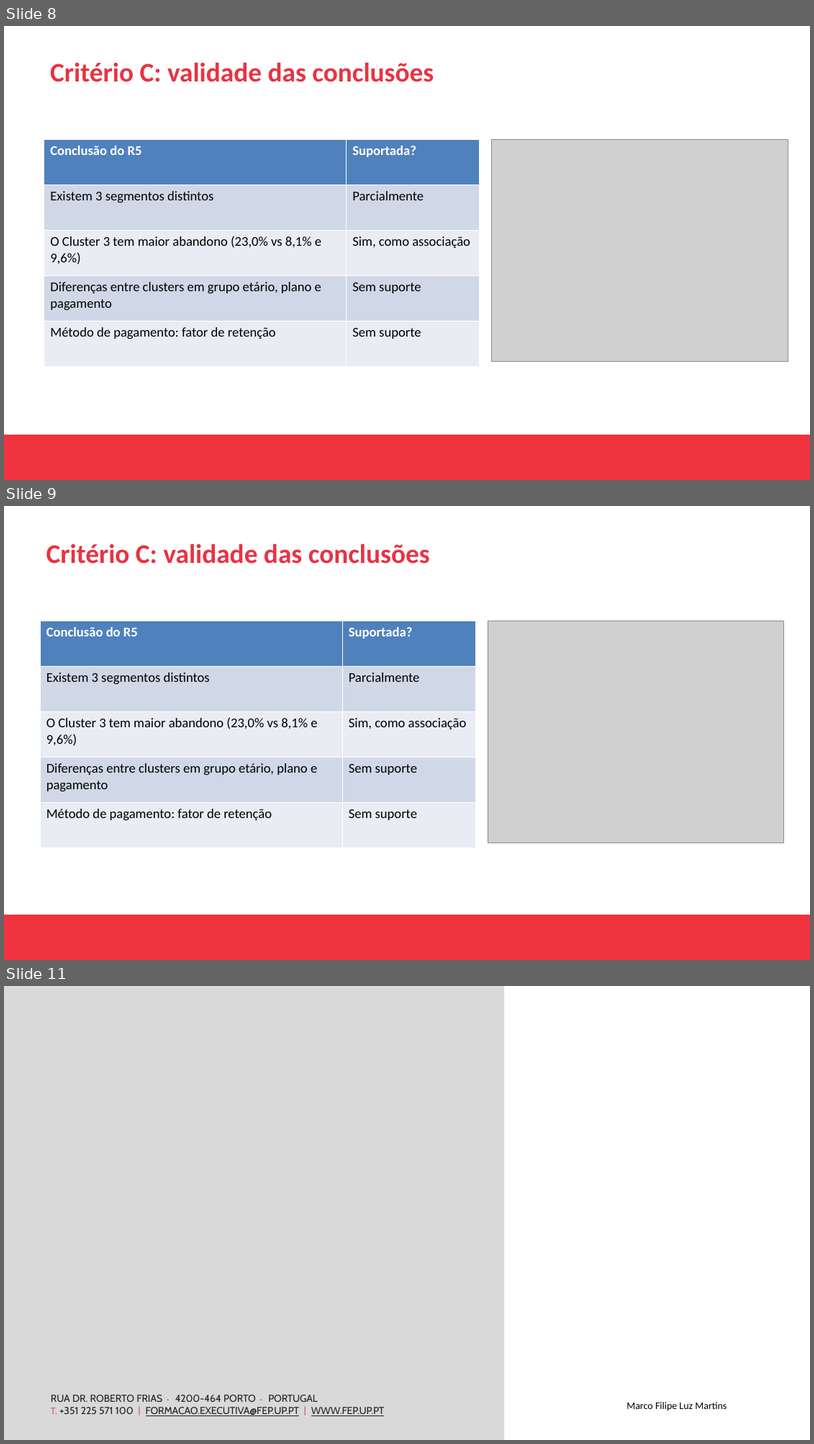
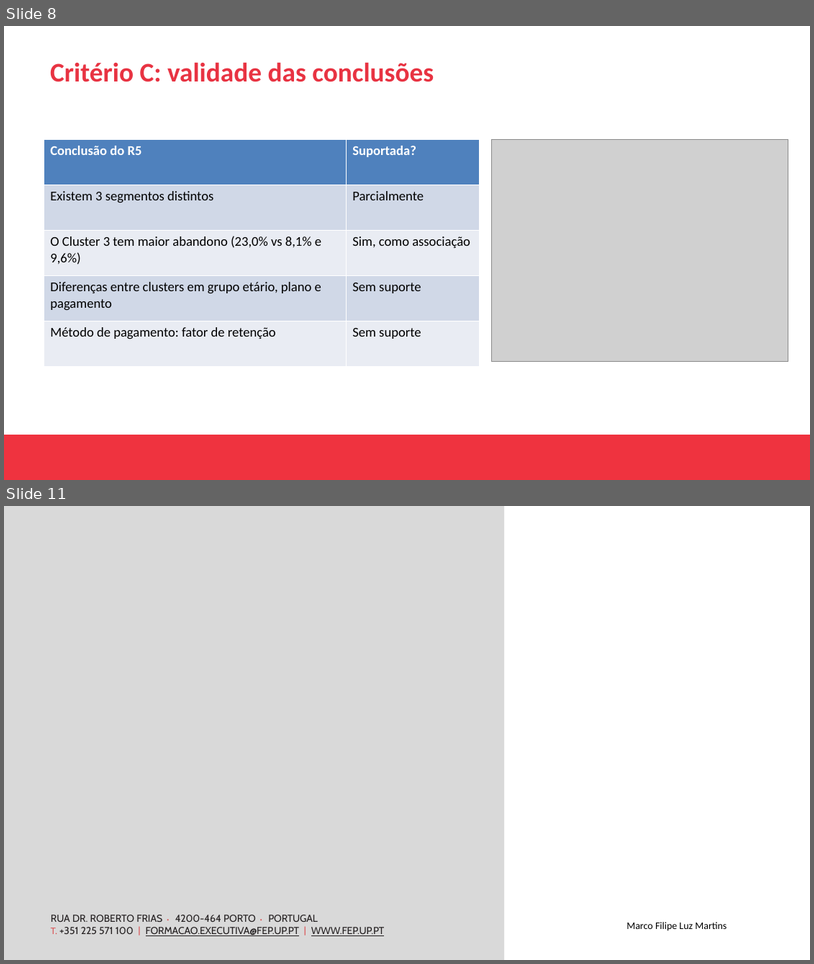
Before and after one commit to marcoluzmartins/claimsSettlement, a slide deck: trabalho_analise_dados/Apresentacao_com_notas.pptx. Shown one above the other, each under a label of ours: slides 8, 9 and 11 before the commit, slides 8 and 11 after it; the slides between them are not shown. The pictures are 814x1444 and 814x964 pixels, drawn with LibreOffice and Linux fonts; fonts in the diff are those of the drawing; grey boxes stand for pictures; background and template pictures are left out. Boxes give left, top, right and bottom in pixels: in the first picture for what was removed or moved away, otherwise in the second. Text is boxed around its words. In the diff, an @@ line names an element or a change of style, - is before the commit and + after.

```diff
--- a/trabalho_analise_dados/Apresentacao_com_notas.pptx
+++ b/trabalho_analise_dados/Apresentacao_com_notas.pptx
@@ slide 9 removed at (4,506,810,960), background #FFFFFF; not listed: 1 template element that a slide beside it also shows @@
@@ text removed at (46,543,430,564) @@
-Critério C: validade das conclusões
@@ table removed at (40,621,476,848), 5 rows, 2 columns @@
-Conclusão do R5 | Suportada?
-Existem 3 segmentos distintos | Parcialmente
-O Cluster 3 tem maior abandono (23,0% vs 8,1% e 9,6%) | Sim, como associação
-Diferenças entre clusters em grupo etário, plano e pagamento | Sem suporte
-Método de pagamento: fator de retenção | Sem suporte
@@ picture removed at (488,621,784,843) @@
```
Also in this commit, not shown: 3 slides changed, 1 slide added, 1 other file.
